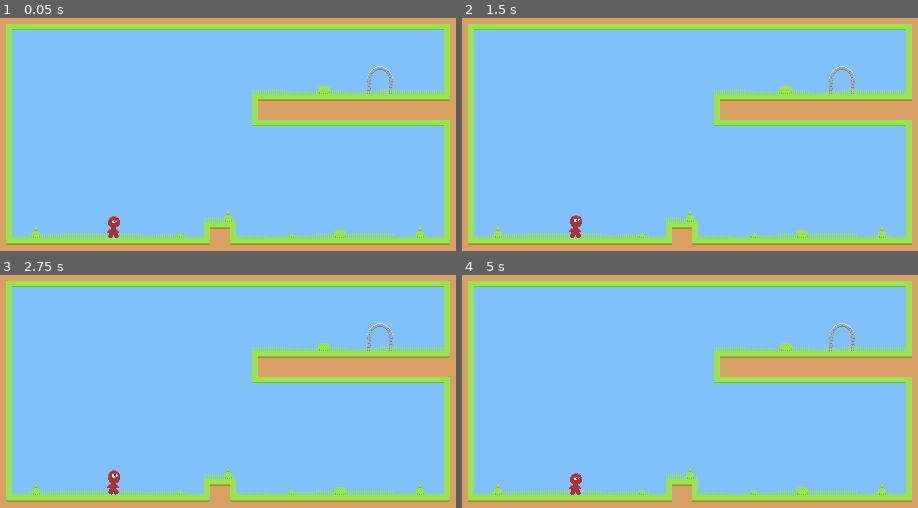
Above: before the commit, frames 1-4 (two rows, left to right).
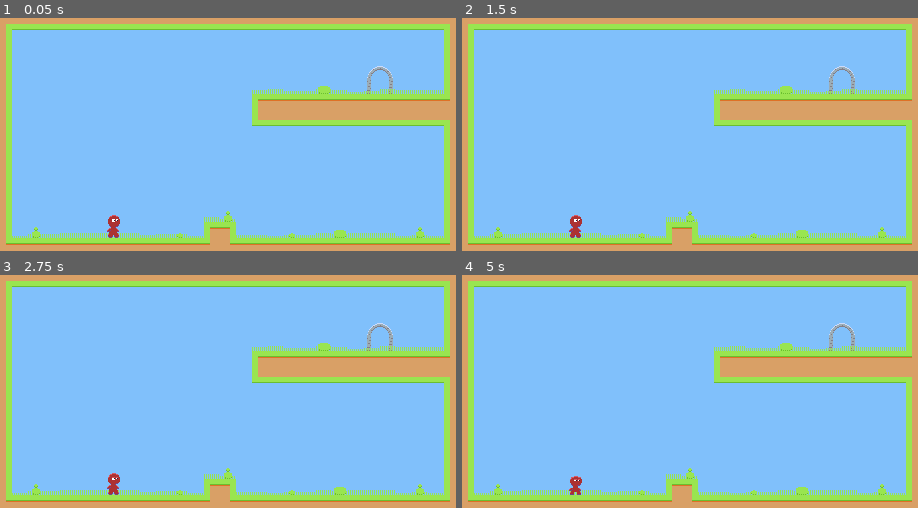
Above: after the commit, the same moments.

Repository: JohannesKoenig/fire-and-water
Game: Godot game, scene res://scenes/terrain_demo.tscn
The game is run twice, just before and just after one commit, with the same random seed, the same clock (stepped at 60 frames per second) and the same inputs. The project has no main scene, so this scene is started directly.
Inputs:
- Up to frame 1 (0.05 s): no input
- Up to frame 2 (1.5 s): tap Enter at 0.5 s
- Up to frame 3 (2.75 s): tap Space at 2 s
- Up to frame 4 (5 s): tap Enter at 2.75 s

The runs differ from the first frame. In frame 1, less than 0.1% of the frame differs, in the area x 23-27%, y 84-94%; in frame 2, nothing differs; in frame 3, 0.1%, in the area x 23-27%, y 83-95%; in frame 4, 0.1%.

Commit message:
add walk animation

Diff:
--- a/game/scenes/player_visuals.tscn
+++ b/game/scenes/player_visuals.tscn
@@ -1,6 +1,7 @@
-[gd_scene load_steps=10 format=3 uid="uid://b1lm6sv4v5brl"]
+[gd_scene load_steps=15 format=3 uid="uid://b1lm6sv4v5brl"]
 
 [ext_resource type="Texture2D" uid="uid://cdljafmtm8qvy" path="res://assets/sprite_animations/player_idle.png" id="1_lrc5s"]
+[ext_resource type="Texture2D" uid="uid://xermfdeegbt4" path="res://assets/sprite_animations/player_walk.png" id="2_7h13v"]
 
 [sub_resource type="AtlasTexture" id="AtlasTexture_ivhyt"]
 atlas = ExtResource("1_lrc5s")
@@ -30,6 +31,22 @@
 atlas = ExtResource("1_lrc5s")
 region = Rect2(192, 0, 32, 32)
 
+[sub_resource type="AtlasTexture" id="AtlasTexture_v4nco"]
+atlas = ExtResource("2_7h13v")
+region = Rect2(0, 0, 32, 32)
+
+[sub_resource type="AtlasTexture" id="AtlasTexture_a4c78"]
+atlas = ExtResource("2_7h13v")
+region = Rect2(32, 0, 32, 32)
+
+[sub_resource type="AtlasTexture" id="AtlasTexture_rgxpc"]
+atlas = ExtResource("2_7h13v")
+region = Rect2(64, 0, 32, 32)
+
+[sub_resource type="AtlasTexture" id="AtlasTexture_gxd1c"]
+atlas = ExtResource("2_7h13v")
+region = Rect2(96, 0, 32, 32)
+
 [sub_resource type="SpriteFrames" id="SpriteFrames_vtj8n"]
 animations = [{
 "frames": [{
@@ -55,13 +72,32 @@
 "texture": SubResource("AtlasTexture_gu033")
 }],
 "loop": true,
-"name": &"default",
+"name": &"idle",
 "speed": 9.0
+}, {
+"frames": [{
+"duration": 1.0,
+"texture": SubResource("AtlasTexture_v4nco")
+}, {
+"duration": 1.0,
+"texture": SubResource("AtlasTexture_a4c78")
+}, {
+"duration": 1.0,
+"texture": SubResource("AtlasTexture_rgxpc")
+}, {
+"duration": 1.0,
+"texture": SubResource("AtlasTexture_gxd1c")
+}],
+"loop": true,
+"name": &"walk",
+"speed": 10.0
 }]
 
 [node name="PlayerVisuals" type="Node2D"]
 
 [node name="AnimatedSprite2D" type="AnimatedSprite2D" parent="."]
 sprite_frames = SubResource("SpriteFrames_vtj8n")
-autoplay = "default"
-frame_progress = 0.625959
+animation = &"walk"
+autoplay = "idle"
+frame = 1
+frame_progress = 0.417831
Binary file added: game/assets/sprite_animations/player_walk.png
Not shown, added: game/assets/sprite_animations/player_walk.png.import
Not shown, added: asset_projects/aseprite/player_walk.aseprite
